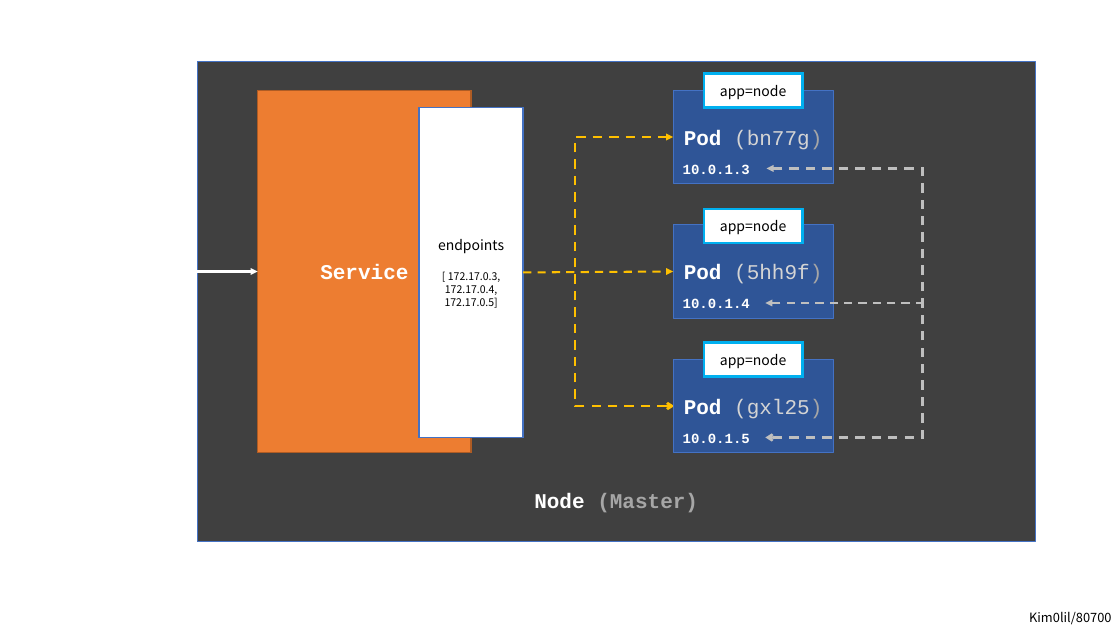
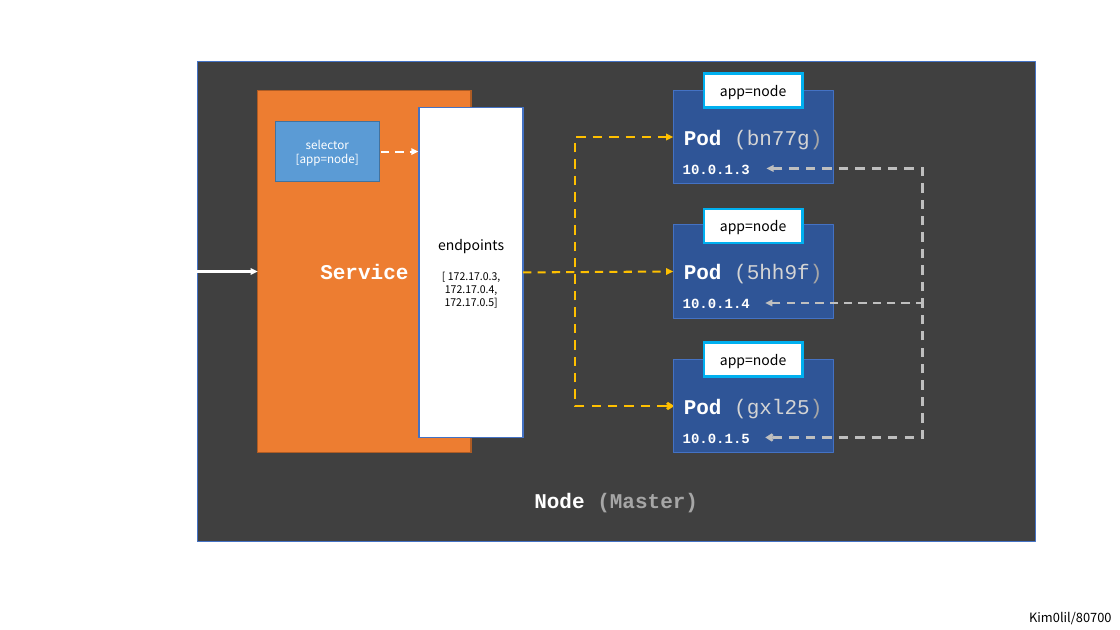
Before and after one commit to kim0lil/80700, a slide deck: slide 13 of assets/images.pptx. Drawn at 1120x630 pixels with LibreOffice and Linux fonts; fonts in the diff are those of the drawing. Boxes give left, top, right and bottom in pixels: in the first picture for what was removed or moved away, otherwise in the second. Text is boxed around its words. In the diff, an @@ line names an element or a change of style, - is before the commit and + after.

```diff
--- a/assets/images.pptx
+++ b/assets/images.pptx
@@ rectangle added at (276,122,380,181), fill #5B9BD5, outline #43739E 1 pt, 10 pt, text #FFFFFF @@
+selector
+[app=node]
@@ arrow added from (381, 151) to (418, 151), #FFFFFF 1.75 pt dashed @@
```
Also in this commit, not shown: 4 slides added, 34 other files.
